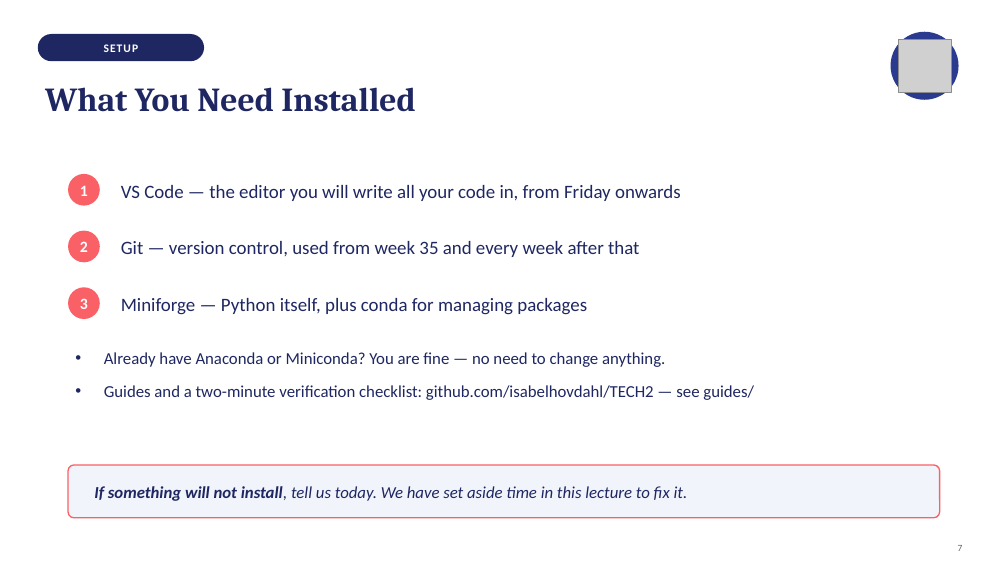
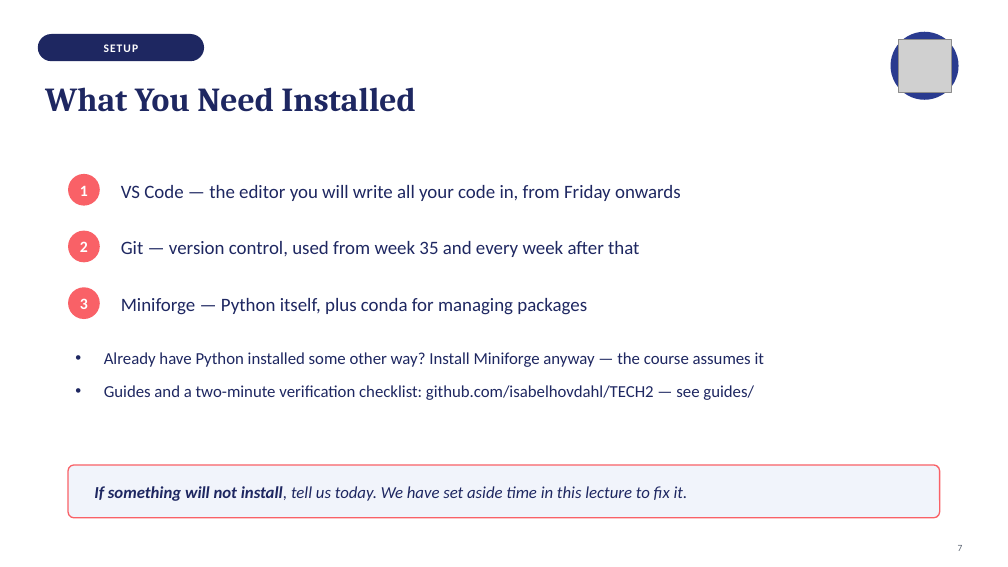
Before and after one commit to isabelhovdahl/TECH2, a slide deck: slide 8 of lectures/00-introduction.pptx. Drawn at 1008x567 pixels with LibreOffice and Linux fonts; fonts in the diff are those of the drawing; grey boxes stand for pictures. Boxes give left, top, right and bottom in pixels: in the first picture for what was removed or moved away, otherwise in the second. Text is boxed around its words. In the diff, an @@ line names an element or a change of style, - is before the commit and + after.

Commit message:
Require Miniforge and clarify guides for existing installations

```diff
--- a/lectures/00-introduction.pptx
+++ b/lectures/00-introduction.pptx
@@ text at box(104, 352, 764, 367): text changed @@
-• Already have Anaconda or Miniconda? You are fine — no need to change anything.
+• Already have Python installed some other way? Install Miniforge anyway — the course assumes it
```
Also in this commit, not shown: 4 other slides changed, 6 other files.
